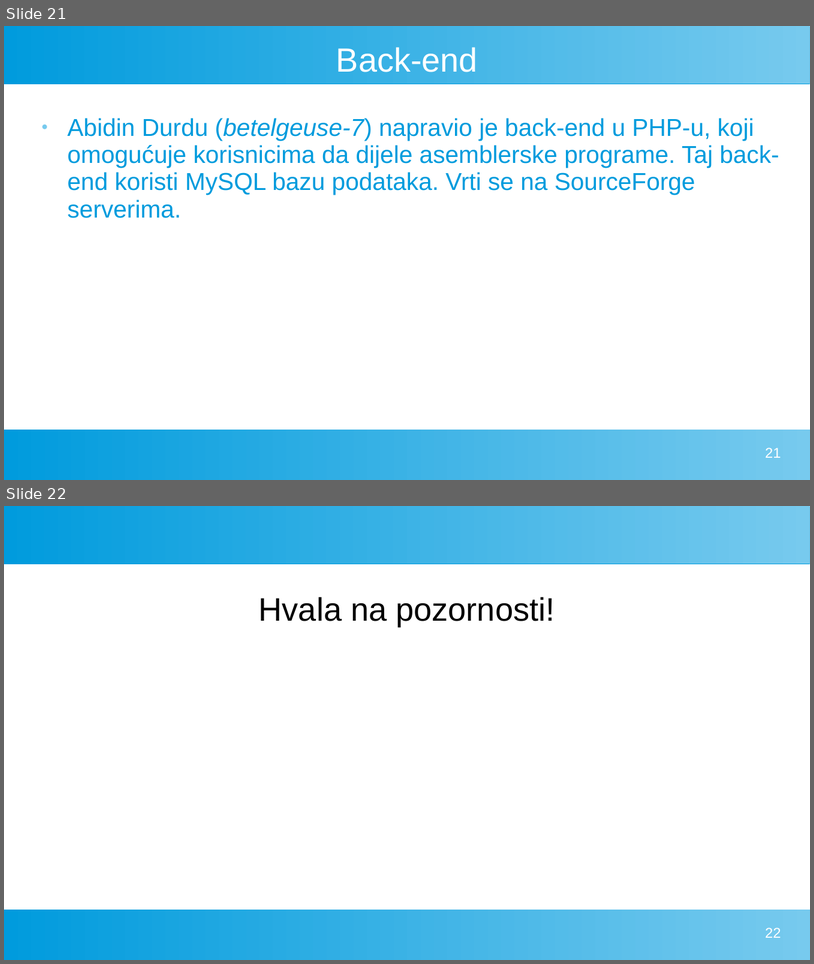
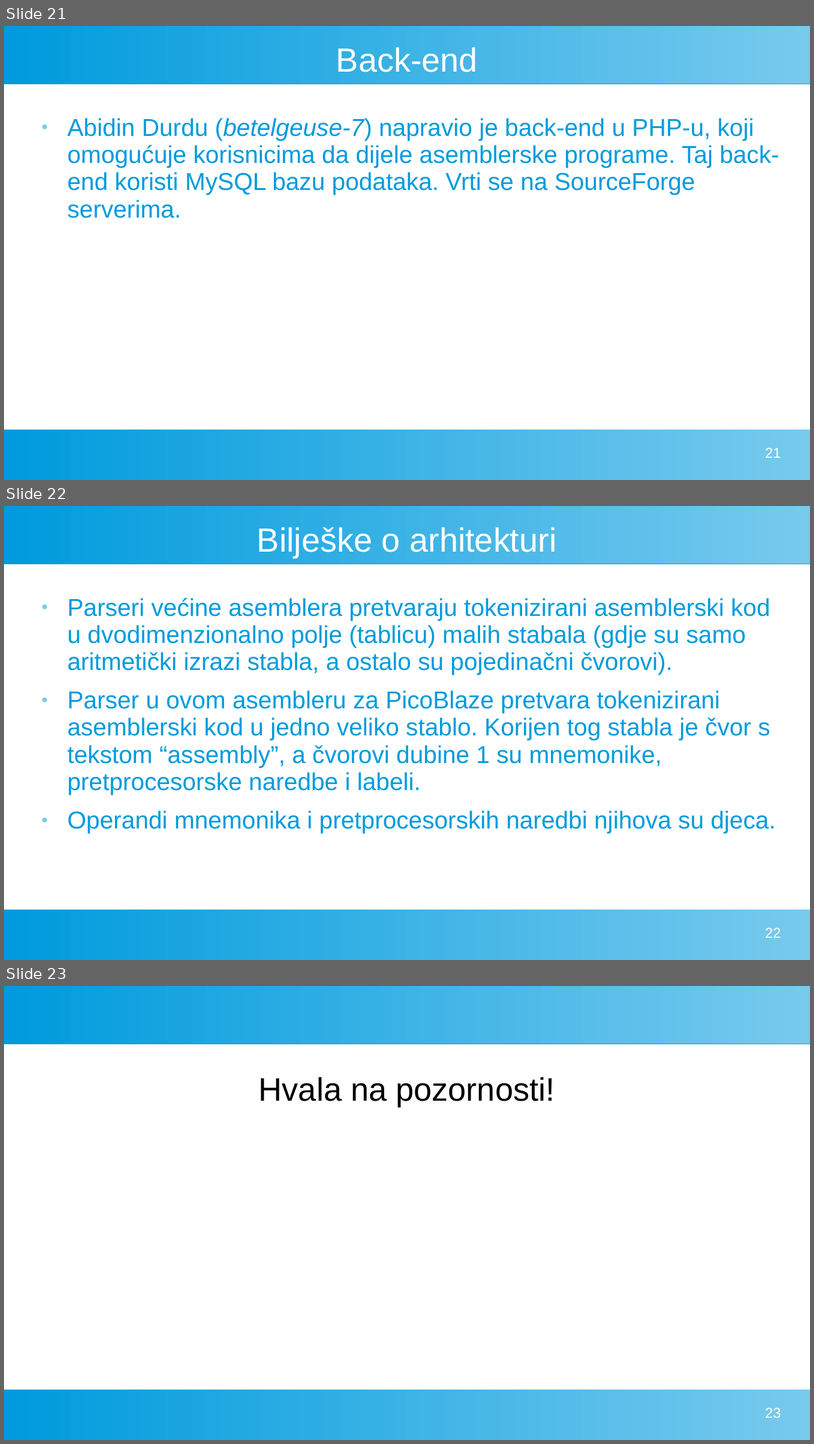
Before and after one commit to FlatAssembler/FlatAssembler.github.io, a slide deck: PicoBlaze/PicoBlaze.ppt. Shown one above the other, each under a label of ours: slides 21 and 22 before the commit, slides 21, 22 and 23 after it. The pictures are 814x964 and 814x1444 pixels, drawn with LibreOffice and Linux fonts; fonts in the diff are those of the drawing. Boxes give left, top, right and bottom in pixels: in the first picture for what was removed or moved away, otherwise in the second. Text is boxed around its words. In the diff, an @@ line names an element or a change of style, - is before the commit and + after.

Commit message:
Explained how the parser works in the presentation

```diff
--- a/PicoBlaze/PicoBlaze.ppt
+++ b/PicoBlaze/PicoBlaze.ppt
@@ slide 22 added at box(4, 506, 810, 960), background #FFFFFF; not listed: 2 template elements that a slide beside it also shows @@
@@ title added at box(257, 527, 557, 558), 33 pt, text #FFFFFF @@
+Bilješke o arhitekturi
@@ text added at box(68, 598, 776, 832), 24 pt, text #009BDD @@
+● Parseri većine asemblera pretvaraju tokenizirani asemblerski kod u dvodimenzionalno polje (tablicu) malih stabala (gdje su samo aritmetički izrazi stabla, a ostalo su pojedinačni čvorovi).
+● Parser u ovom asembleru za PicoBlaze pretvara tokenizirani asemblerski kod u jedno veliko stablo. Korijen tog stabla je čvor s tekstom “assembly”, a čvorovi dubine 1 su mnemonike, pretprocesorske naredbe i labeli.
+● Operandi mnemonika i pretprocesorskih naredbi njihova su djeca.
@@ page number added at box(765, 927, 781, 937), 14 pt, text #FFFFFF @@
+22
@@ what was slide 22 is now slide 23 @@
@@ page number at box(765, 1407, 781, 1417): text changed @@
-22
+23
```
